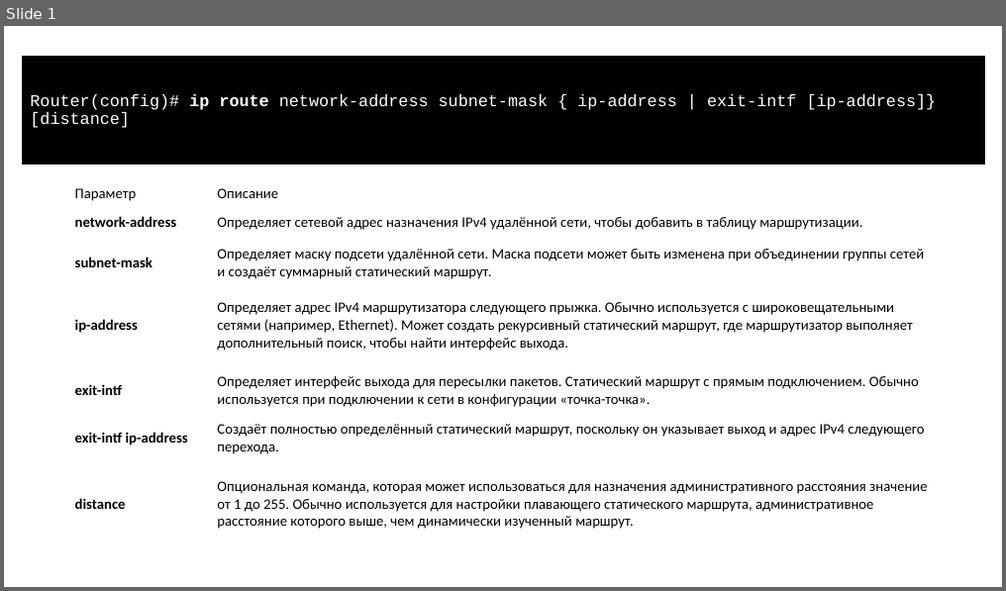
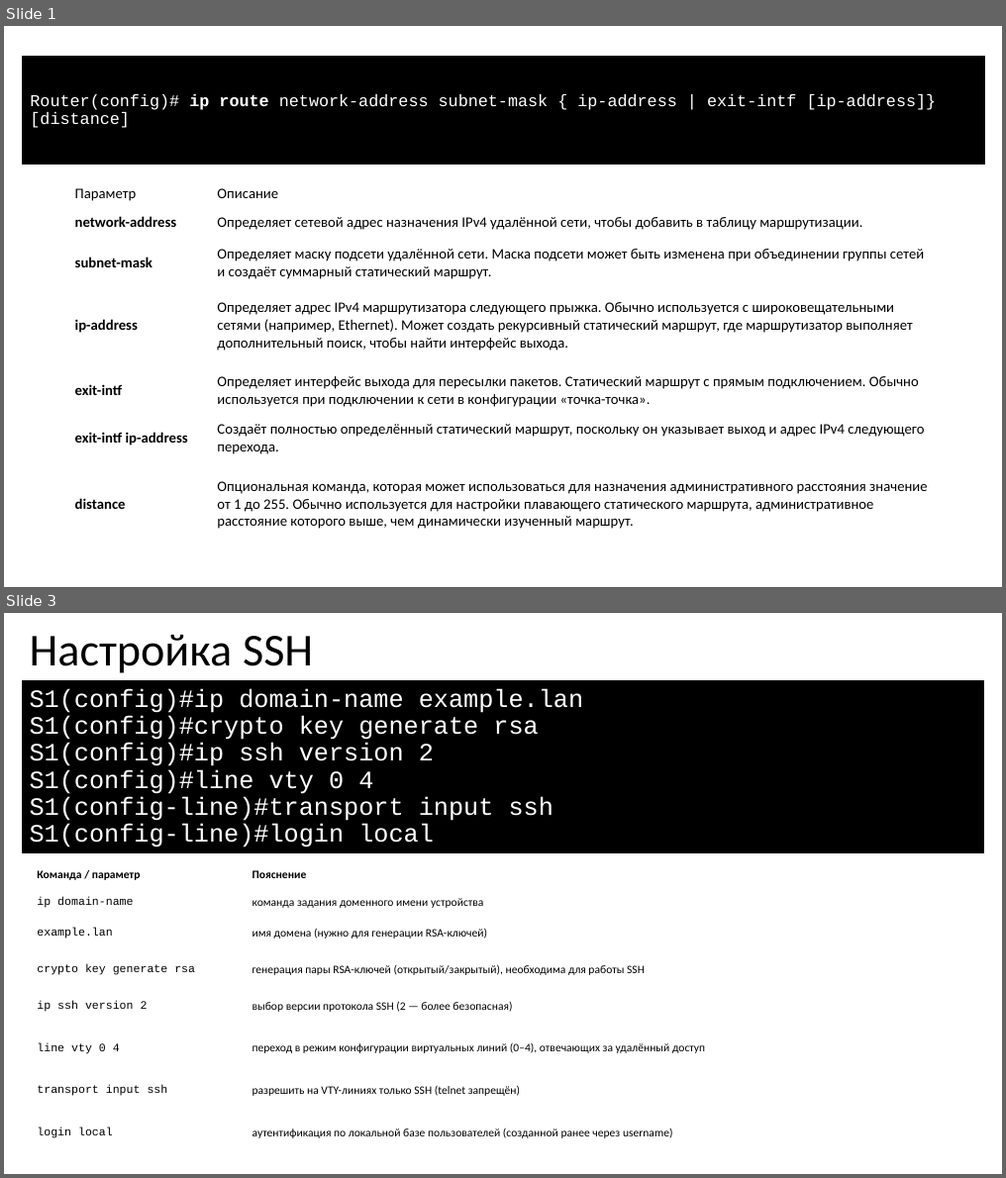
Before and after one commit to gas533/itn, a slide deck: 1.10 Practice/1.10 Practice.pptx. Shown one above the other, each under a label of ours: slide 1 before the commit, slides 1 and 3 after it; the slides between them are not shown. The pictures are 1006x591 and 1006x1178 pixels, drawn with LibreOffice and Linux fonts; fonts in the diff are those of the drawing. Boxes give left, top, right and bottom in pixels: in the first picture for what was removed or moved away, otherwise in the second. Text is boxed around its words. In the diff, an @@ line names an element or a change of style, - is before the commit and + after.

```diff
--- a/1.10 Practice/1.10 Practice.pptx
+++ b/1.10 Practice/1.10 Practice.pptx
@@ slide 3 added at bbox=[4, 613, 1002, 1174], background #FFFFFF @@
@@ title added at bbox=[30, 634, 313, 673], 44 pt, text #000000 @@
+Настройка SSH
@@ rectangle added at bbox=[22, 680, 985, 853], fill #000000, outline #000000 0.75 pt, 24 pt, text #FFFFFF @@
+S1(config)#ip domain-name example.lan
+S1(config)#crypto key generate rsa
+S1(config)#ip ssh version 2
+S1(config)#line vty 0 4
+S1(config-line)#transport input ssh
+S1(config-line)#login local
@@ table added at bbox=[33, 863, 984, 1159], 8 rows, 2 columns @@
+Команда / параметр | Пояснение
+ip domain-name | команда задания доменного имени устройства
+example.lan | имя домена (нужно для генерации RSA-ключей)
+crypto key generate rsa | генерация пары RSA-ключей (открытый/закрытый), необходима для работы SSH
+ip ssh version 2 | выбор версии протокола SSH (2 — более безопасная)
+line vty 0 4 | переход в режим конфигурации виртуальных линий (0–4), отвечающих за удалённый доступ
+transport input ssh | разрешить на VTY-линиях только SSH (telnet запрещён)
+login local | аутентификация по локальной базе пользователей (созданной ранее через username)
```
Also in this commit, not shown: 1 slide changed, 10 other slides added, 12 other files.
